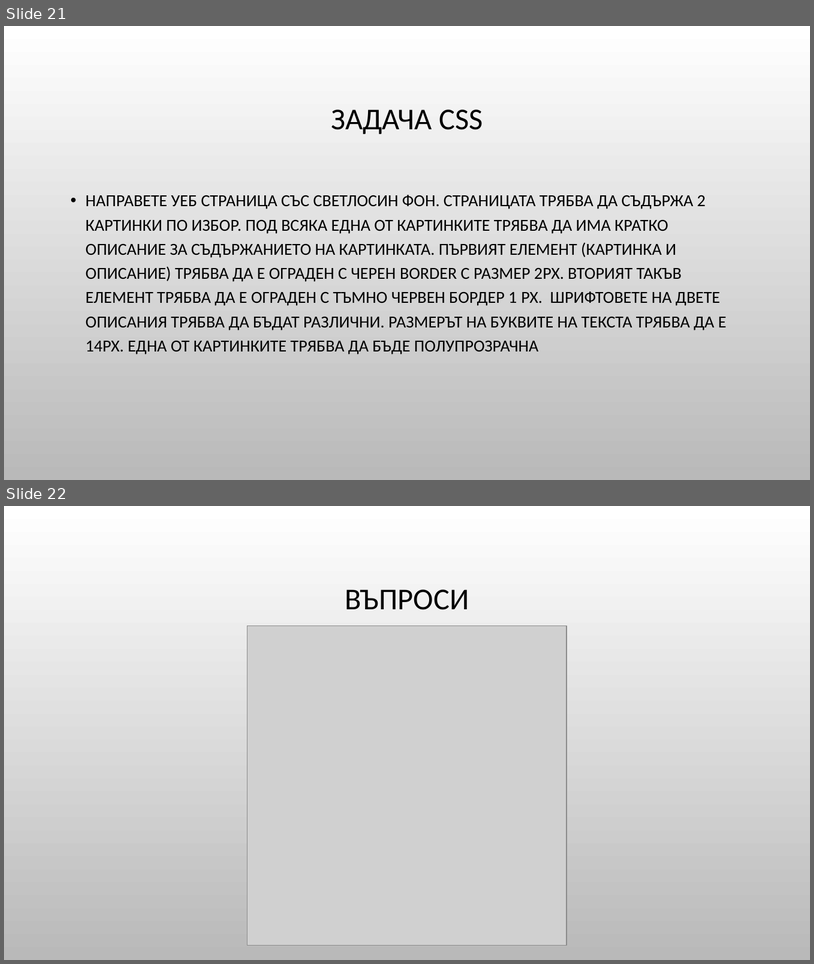
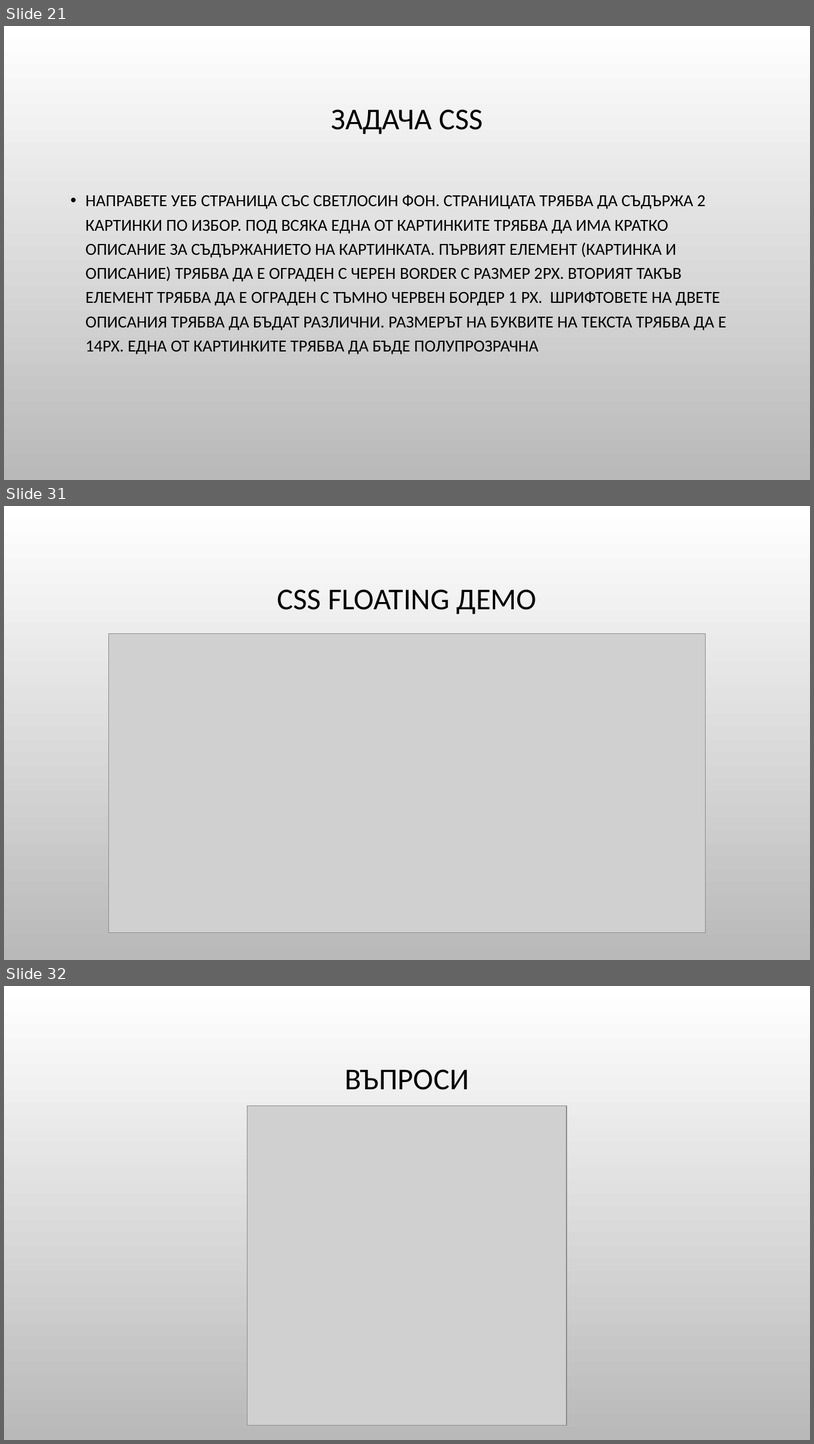
Before and after one commit to Bilyukov/php-mysql-course, a slide deck: 03.css-basics.pptx. Shown one above the other, each under a label of ours: slides 21 and 22 before the commit, slides 21, 31 and 32 after it; the slides between them are not shown. The pictures are 814x964 and 814x1444 pixels, drawn with LibreOffice and Linux fonts; fonts in the diff are those of the drawing; grey boxes stand for pictures; background and template pictures are left out. Boxes give left, top, right and bottom in pixels: in the first picture for what was removed or moved away, otherwise in the second. Text is boxed around its words. In the diff, an @@ line names an element or a change of style, - is before the commit and + after.

```diff
--- a/03.css-basics.pptx
+++ b/03.css-basics.pptx
@@ slide 31 added at bbox=[4, 506, 810, 960], background picture (left out) @@
@@ title added at bbox=[278, 589, 537, 614], 36 pt, text #000000 @@
+CSS FLOATING ДЕМО
@@ picture added at bbox=[108, 634, 706, 933] @@
@@ what was slide 22 is now slide 32 @@
```
Also in this commit, not shown: 9 other slides added, 9 other files.
